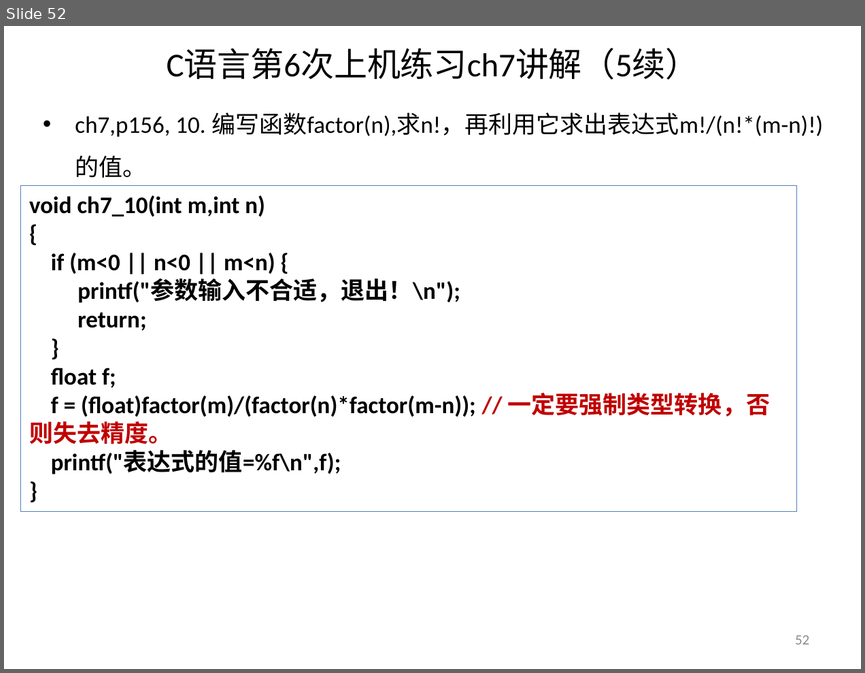
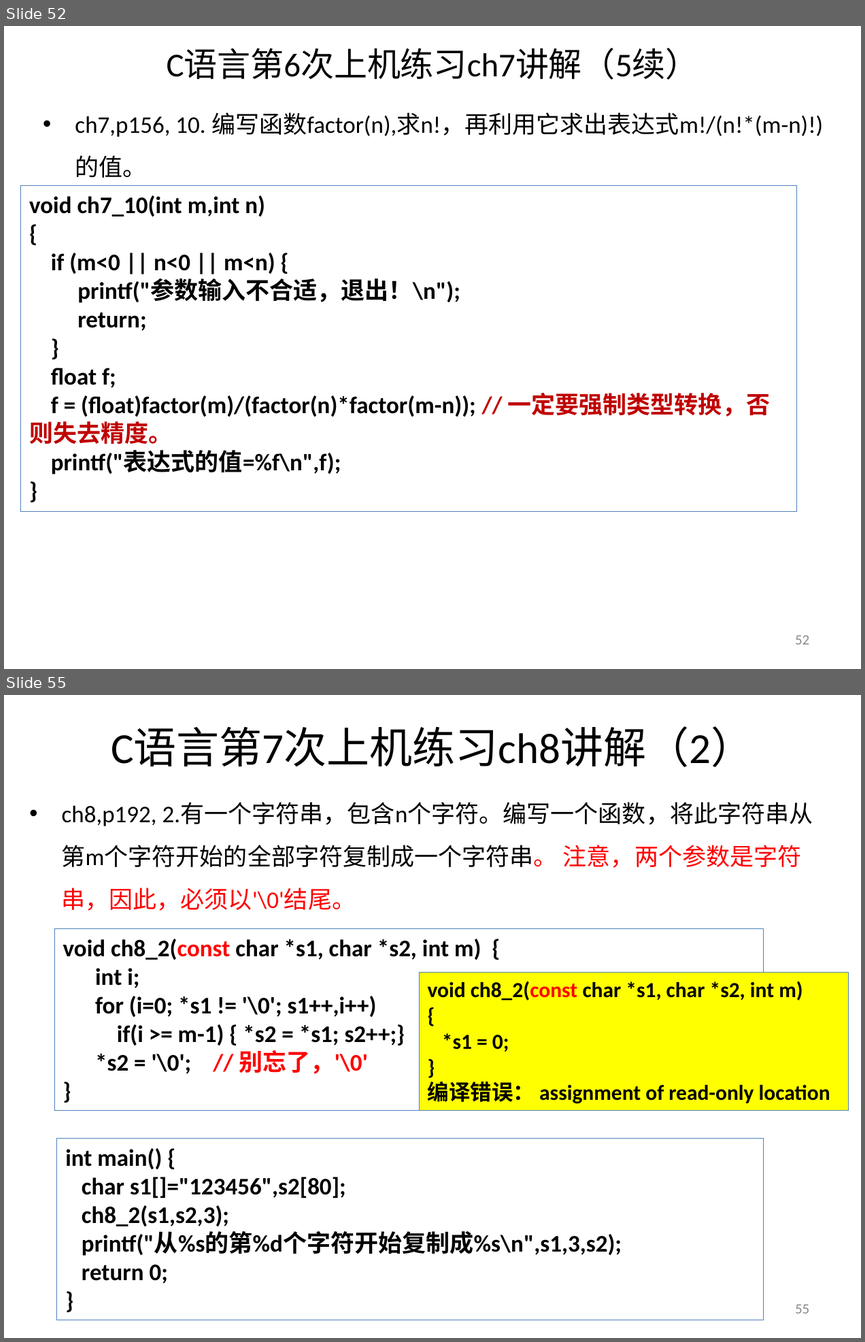
Before and after one commit to jtrfid/C-Repositories, a slide deck: 2016/上机安排.pptx. Shown one above the other, each under a label of ours: slide 52 before the commit, slides 52 and 55 after it; the slides between them are not shown. The pictures are 865x673 and 865x1342 pixels, drawn with LibreOffice and Linux fonts; fonts in the diff are those of the drawing. Boxes give left, top, right and bottom in pixels: in the first picture for what was removed or moved away, otherwise in the second. Text is boxed around its words. In the diff, an @@ line names an element or a change of style, - is before the commit and + after.

```diff
--- a/2016/上机安排.pptx
+++ b/2016/上机安排.pptx
@@ slide 55 added at [4, 695, 861, 1338], background #FFFFFF @@
@@ title added at [111, 727, 753, 767], 36 pt, text #000000 @@
+C语言第7次上机练习ch8讲解（2）
@@ text added at [62, 802, 813, 911], 20 pt, text #000000 @@
+• ch8,p192, 2.有一个字符串，包含n个字符。编写一个函数，将此字符串从第m个字符开始的全部字符复制成一个字符串。 注意，两个参数是字符串，因此，必须以'\0'结尾。
@@ rectangle added at [54, 929, 763, 1110], outline #4F81BD 0.75 pt, 20 pt, text #000000, bold @@
+void ch8_2(const char *s1, char *s2, int m) {
+int i;
+for (i=0; *s1 != '\0'; s1++,i++)
+if(i >= m-1) { *s2 = *s1; s2++;}
+*s2 = '\0'; // 别忘了，'\0'
+}
@@ rectangle added at [419, 972, 848, 1110], fill #FFFF00, outline #4F81BD 0.75 pt, 18 pt, text #000000, bold @@
+void ch8_2(const char *s1, char *s2, int m)
+{
+*s1 = 0;
+}
+编译错误： assignment of read-only location
@@ rectangle added at [57, 1138, 763, 1320], outline #4F81BD 0.75 pt, 20 pt, text #000000, bold @@
+int main() {
+char s1[]="123456",s2[80];
+ch8_2(s1,s2,3);
+printf("从%s的第%d个字符开始复制成%s\n",s1,3,s2);
+return 0;
+}
@@ page number added at [795, 1304, 809, 1313], 12 pt, text #8C8C8C @@
+55
```
Also in this commit, not shown: 5 slides changed, 5 other slides added, 4 other files.
